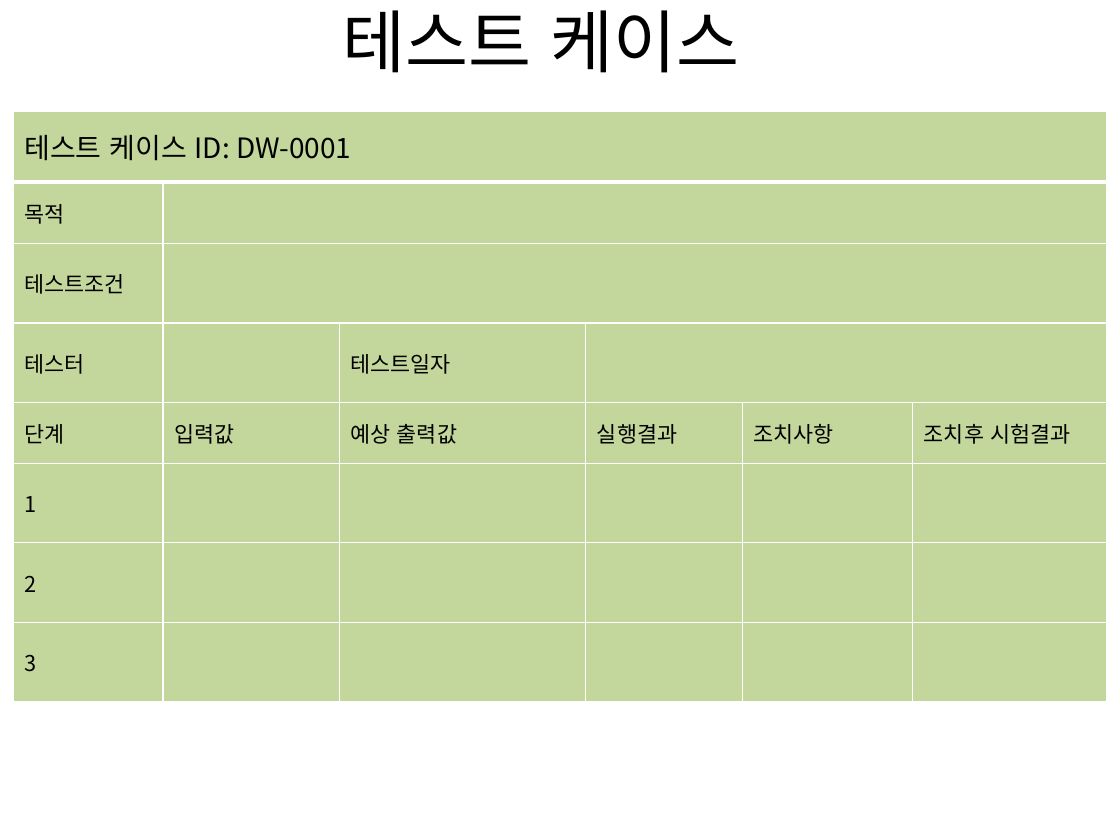
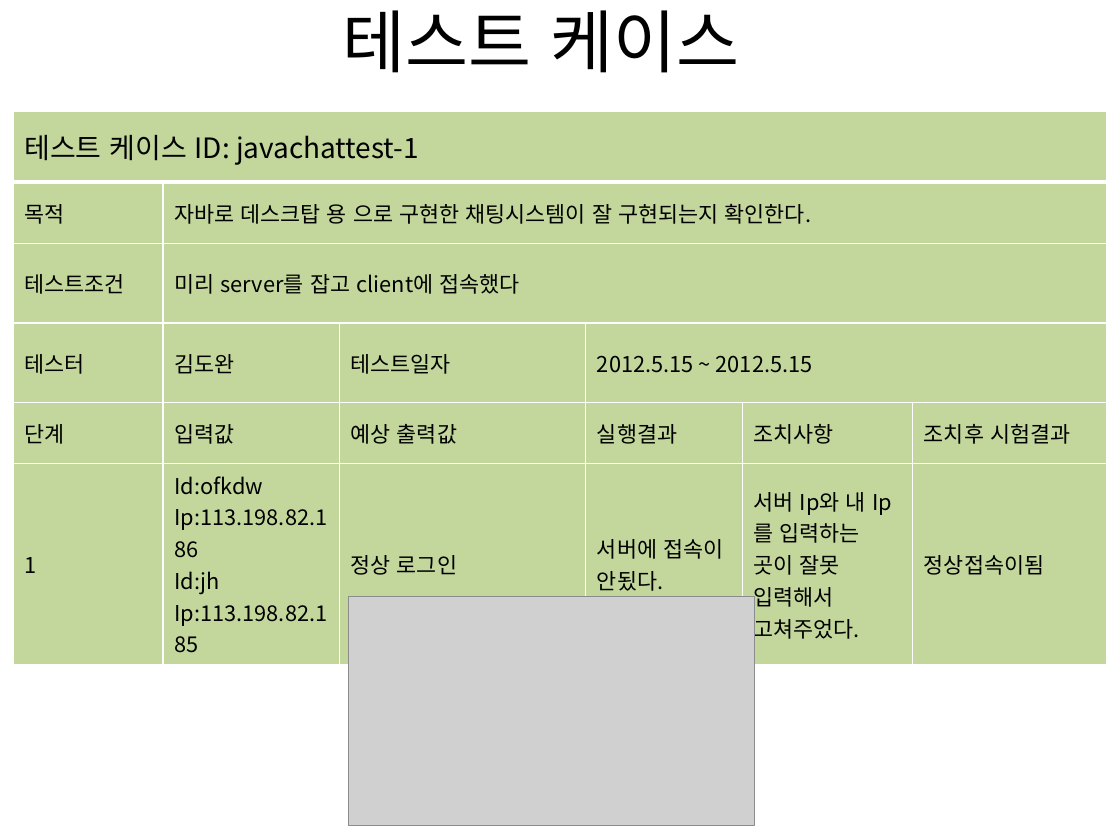
Before and after one commit to ofkdw/DreamWare, a slide deck: slide 4 of Document/테스트 계획서.pptx (slide 3 before the commit). Drawn at 1120x840 pixels with LibreOffice and Linux fonts; fonts in the diff are those of the drawing; grey boxes stand for pictures. Boxes give left, top, right and bottom in pixels: in the first picture for what was removed or moved away, otherwise in the second. Text is boxed around its words. In the diff, an @@ line names an element or a change of style, - is before the commit and + after.

```diff
--- a/Document/테스트 계획서.pptx
+++ b/Document/테스트 계획서.pptx
@@ table at bbox=[13, 111, 1107, 647] @@
-row 1, column 1: 테스트 케이스 ID: DW-0001
+row 1, column 1: 테스트 케이스 ID: javachattest-1
-row 2, column 2: 
+row 2, column 2: 자바로 데스크탑 용 으로 구현한 채팅시스템이 잘 구현되는지 확인한다.
-row 3, column 2: 
+row 3, column 2: 미리 server를 잡고 client에 접속했다
-row 4, column 2: 
+row 4, column 2: 김도완
-row 4, column 4: 
+row 4, column 4: 2012.5.15 ~ 2012.5.15
-row 6: 1 |  |  |  |  | 
-row 7: 2 |  |  |  |  | 
-row 8: 3 |  |  |  |  | 
+row 6: 1 | Id:ofkdw / Ip:113.198.82.186 / Id:jh / Ip:113.198.82.185 | 정상 로그인 | 서버에 접속이 안됬다. | 서버 Ip와 내 Ip를 입력하는 곳이 잘못 입력해서 고쳐주었다. | 정상접속이됨
@@ picture added at bbox=[348, 596, 754, 825] @@
```
Also in this commit, not shown: 1 other slide changed, 4 slides added, 2 slides removed, 2 other files.
